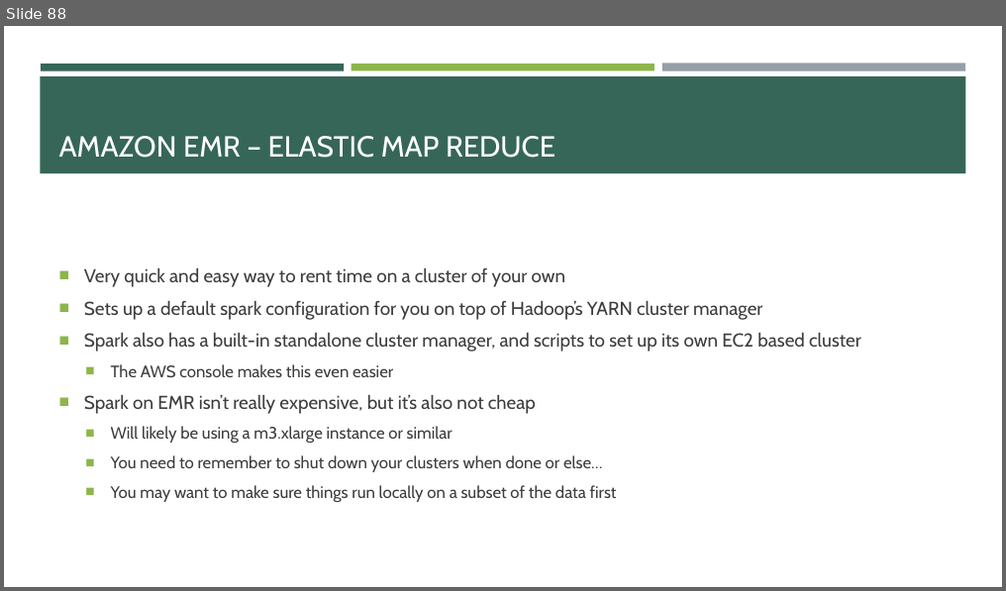
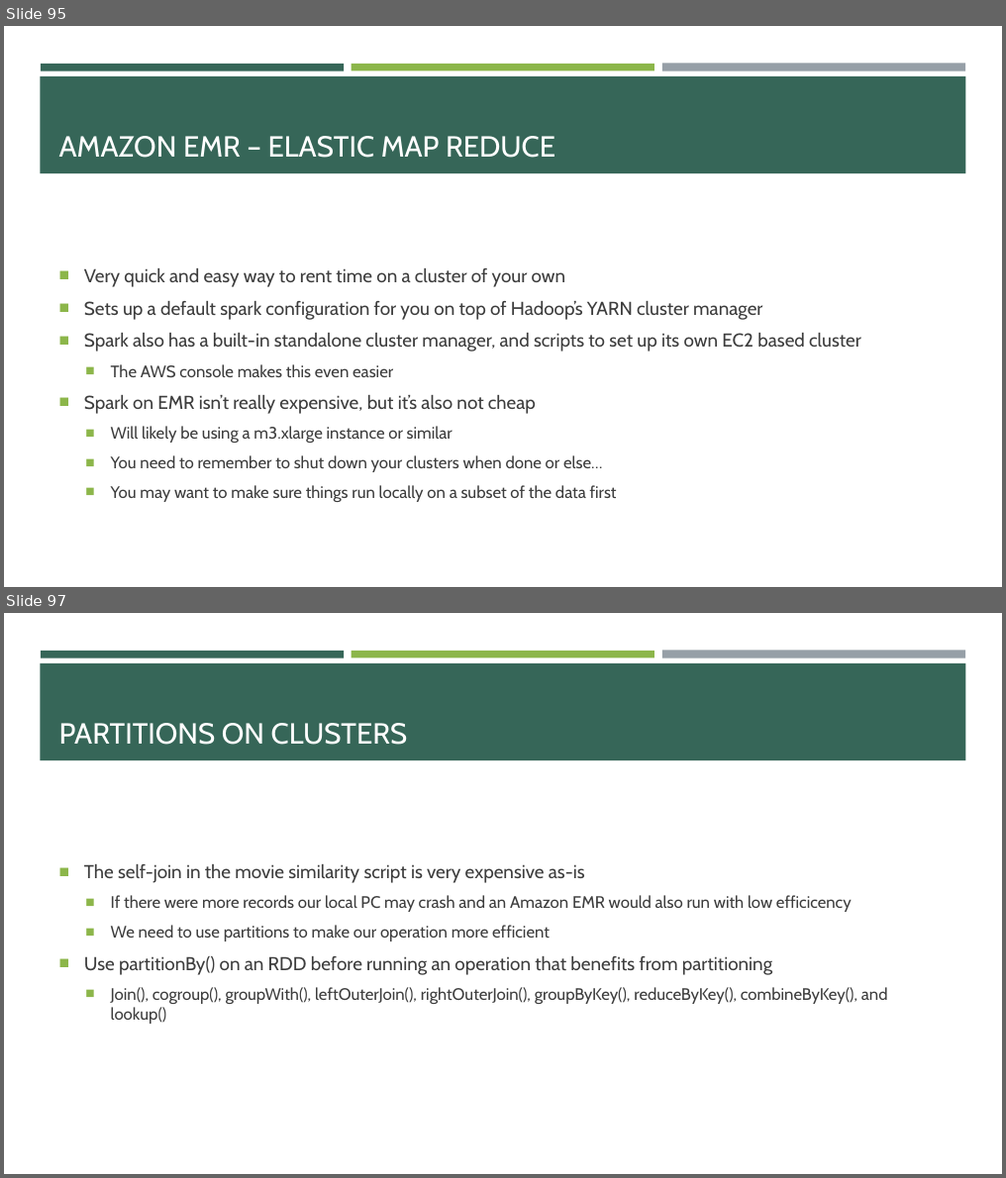
Before and after one commit to e-m-wilson/data_engineering, a slide deck: spark/Spark.pptx. Shown one above the other, each under a label of ours: slide 88 before the commit, slides 95 and 97 after it; the slides between them are not shown. The pictures are 1006x591 and 1006x1178 pixels, drawn with LibreOffice and Linux fonts; fonts in the diff are those of the drawing. Boxes give left, top, right and bottom in pixels: in the first picture for what was removed or moved away, otherwise in the second. Text is boxed around its words. In the diff, an @@ line names an element or a change of style, - is before the commit and + after.

```diff
--- a/spark/Spark.pptx
+++ b/spark/Spark.pptx
@@ slide 97 added at [4, 613, 1002, 1174], background #FFFFFF; not listed: 4 template elements that a slide beside it also shows @@
@@ title added at [59, 723, 408, 745], 28 pt, text #FFFFFF @@
+PARTITIONS ON CLUSTERS
@@ text added at [84, 864, 888, 1024], 16 pt, text #3D3D3D @@
+■ The self-join in the movie similarity script is very expensive as-is
+  ■ If there were more records our local PC may crash and an Amazon EMR would also run with low efficicency
+  ■ We need to use partitions to make our operation more efficient
+■ Use partitionBy() on an RDD before running an operation that benefits from partitioning
+  ■ Join(), cogroup(), groupWith(), leftOuterJoin(), rightOuterJoin(), groupByKey(), reduceByKey(), combineByKey(), and lookup()
@@ what was slide 88 is now slide 95 @@
```
Also in this commit, not shown: 1 slide changed, 10 other slides added, 2 slides removed.
